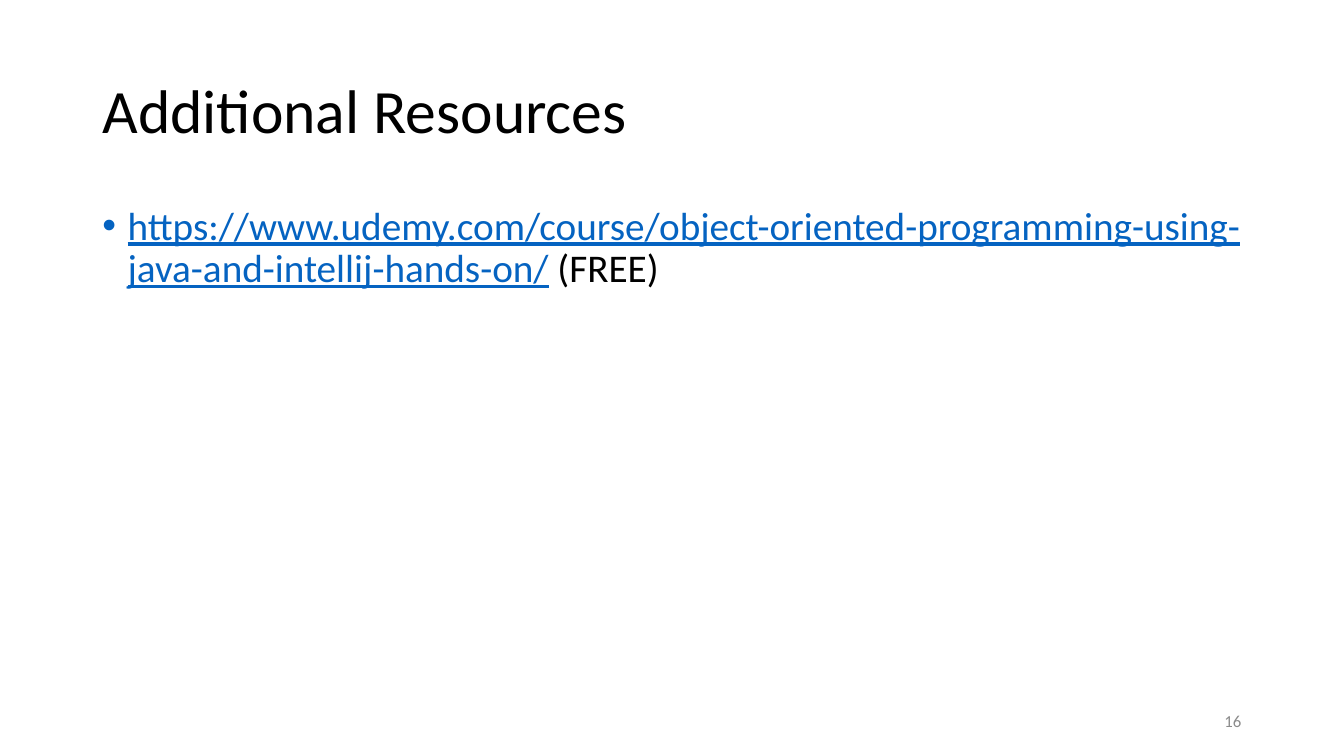
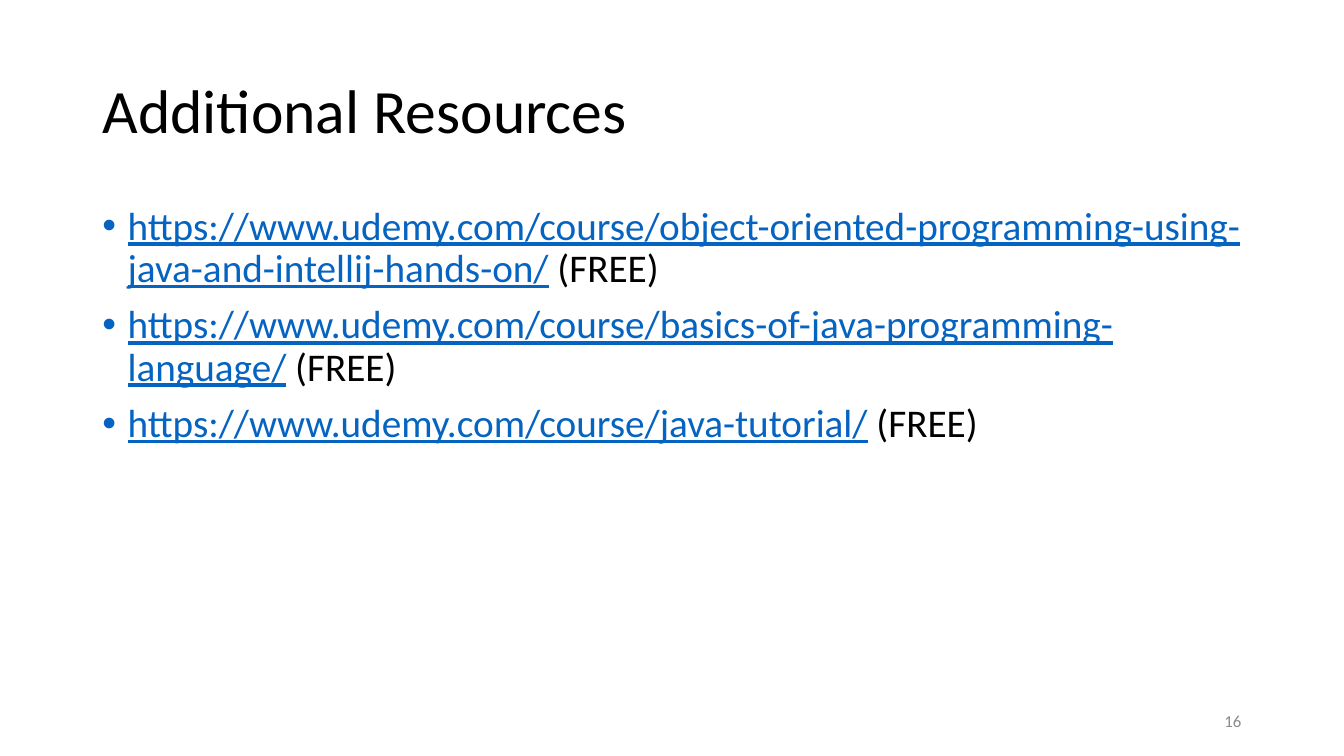
Before and after one commit to jpenniman/java-ms-training, a slide deck: slide 16 of slide-decks/Software-Engineering-Fundamentals-Part-1.pptx. Drawn at 1344x756 pixels with LibreOffice and Linux fonts; fonts in the diff are those of the drawing; background and template pictures are left out. Boxes give left, top, right and bottom in pixels: in the first picture for what was removed or moved away, otherwise in the second. Text is boxed around its words. In the diff, an @@ line names an element or a change of style, - is before the commit and + after.

Commit message:
updates

```diff
--- a/slide-decks/Software-Engineering-Fundamentals-Part-1.pptx
+++ b/slide-decks/Software-Engineering-Fundamentals-Part-1.pptx
@@ text at [128, 310, 1113, 444]: paragraphs added @@
+• https://www.udemy.com/course/basics-of-java-programming-language/ (FREE)
+• https://www.udemy.com/course/java-tutorial/ (FREE)
```
